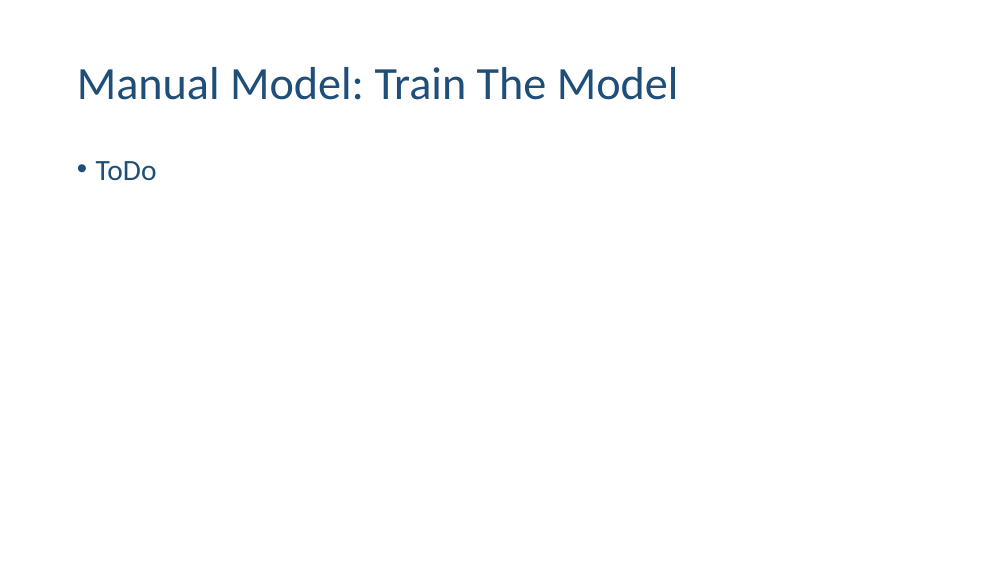
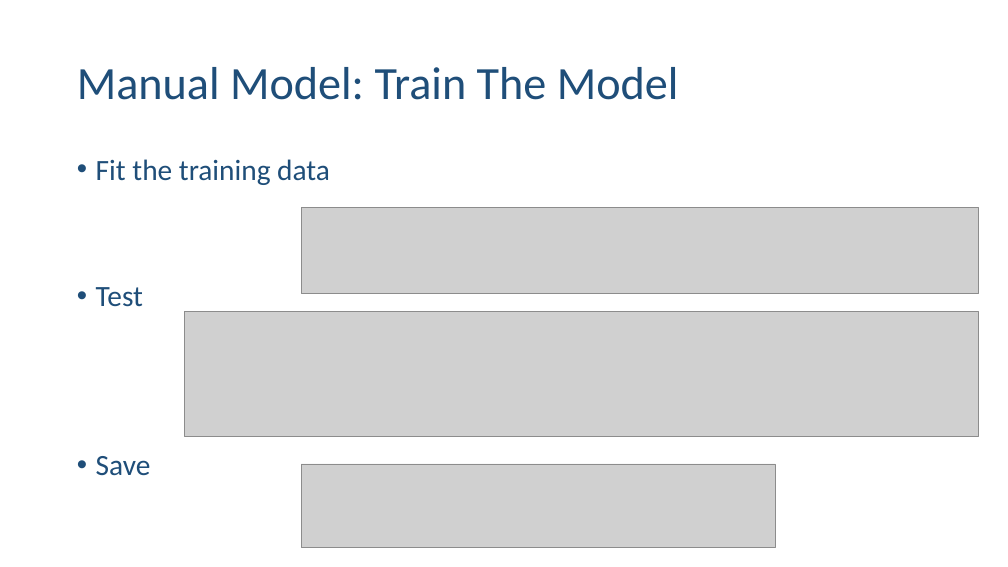
Before and after one commit to ehennis/Blog, a slide deck: slide 11 of AzureML/NebraskaCode.pptx. Drawn at 1008x567 pixels with LibreOffice and Linux fonts; fonts in the diff are those of the drawing; grey boxes stand for pictures. Boxes give left, top, right and bottom in pixels: in the first picture for what was removed or moved away, otherwise in the second. Text is boxed around its words. In the diff, an @@ line names an element or a change of style, - is before the commit and + after.

```diff
--- a/AzureML/NebraskaCode.pptx
+++ b/AzureML/NebraskaCode.pptx
@@ text at (96,159,330,476): text changed @@
-• ToDo
+• Fit the training data
+• Test
+• Save
@@ picture added at (301,207,979,294) @@
@@ picture added at (185,312,979,436) @@
@@ picture added at (301,464,775,548) @@
```
Also in this commit, not shown: 4 other slides changed, 7 slides added, 5 other files.
